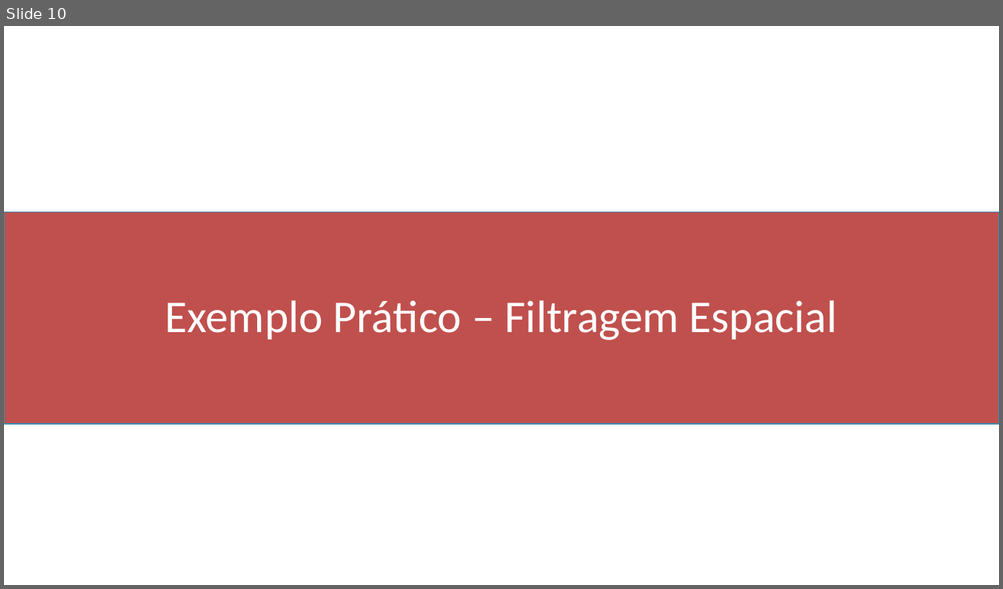
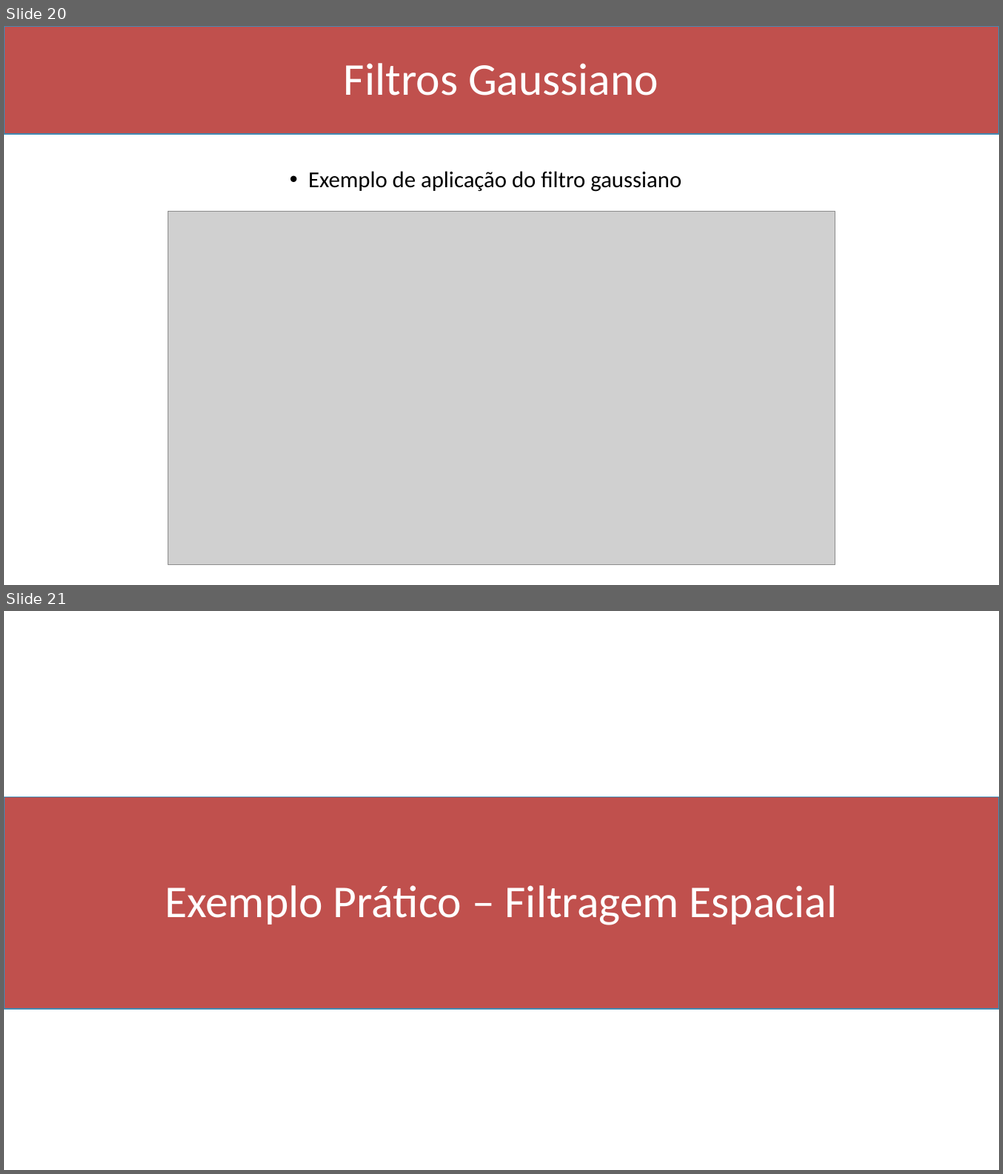
Before and after one commit to Marcio-Salmazo/Aulas, a slide deck: UNIUBE-PDI/Slides/05 - Convolucao.pptx. Shown one above the other, each under a label of ours: slide 10 before the commit, slides 20 and 21 after it. The pictures are 1003x589 and 1003x1174 pixels, drawn with LibreOffice and Linux fonts; fonts in the diff are those of the drawing; grey boxes stand for pictures. Boxes give left, top, right and bottom in pixels: in the first picture for what was removed or moved away, otherwise in the second. Text is boxed around its words. In the diff, an @@ line names an element or a change of style, - is before the commit and + after.

```diff
--- a/UNIUBE-PDI/Slides/05 - Convolucao.pptx
+++ b/UNIUBE-PDI/Slides/05 - Convolucao.pptx
@@ slide 20 added at (4,26,999,585), background #FFFFFF @@
@@ rectangle added at (4,26,999,134), fill #C0504D, outline #418AB3 1 pt @@
@@ title added at (344,63,658,96), 44 pt, text #FFFFFF @@
+Filtros Gaussiano
@@ text added at (308,171,681,192), 22 pt, text #000000 @@
+• Exemplo de aplicação do filtro gaussiano
@@ picture added at (168,211,835,565) @@
@@ what was slide 10 is now slide 21 @@
```
Also in this commit, not shown: 2 slides changed, 10 other slides added, 2 other files.
